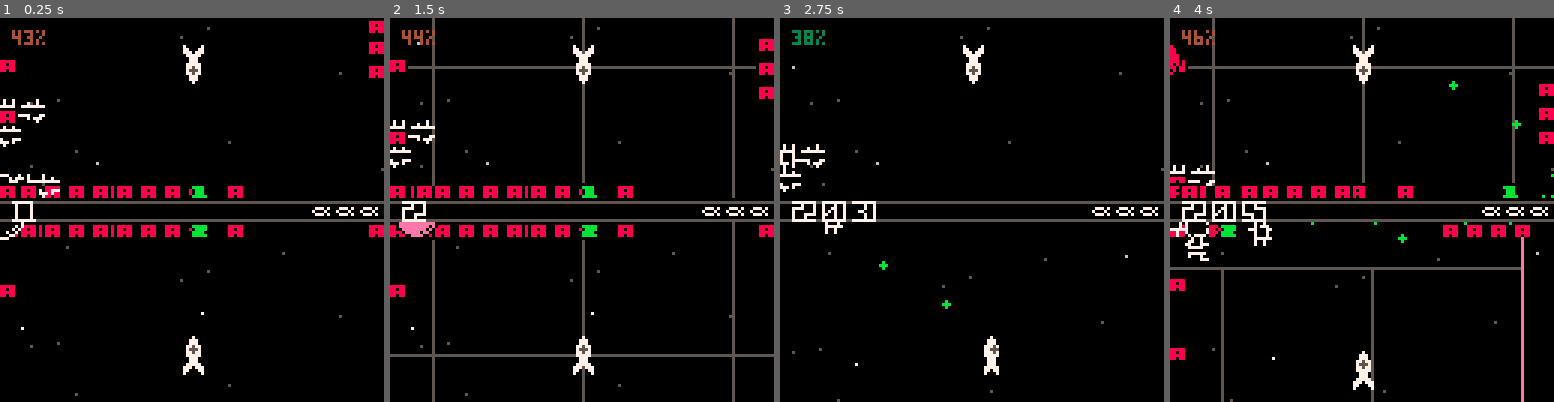
Above: before the commit, frames 1-4 (left to right).
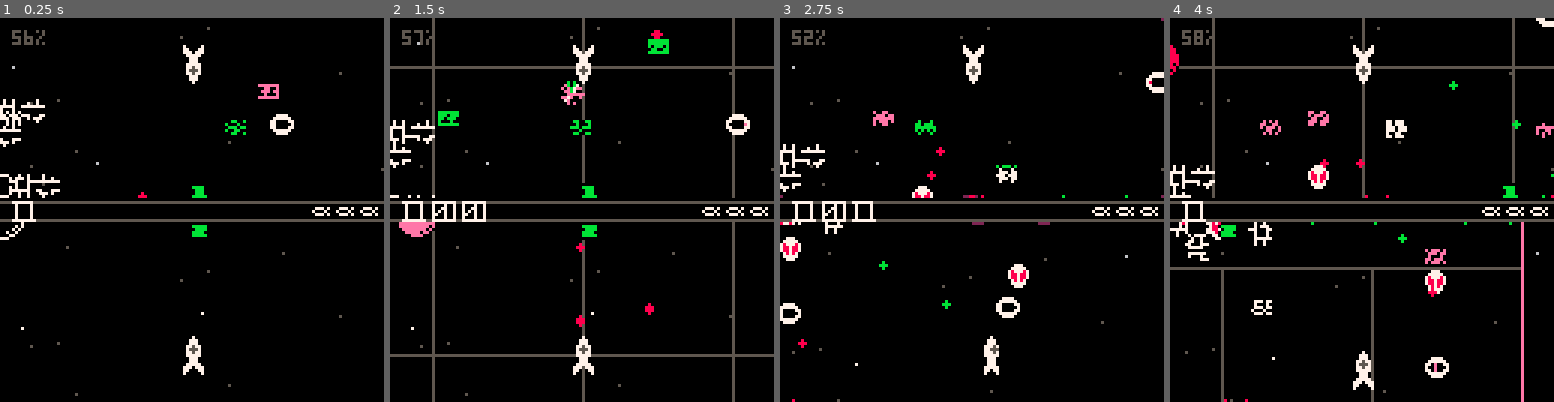
Above: after the commit, the same moments.

Repository: catnipped/friendlyfire
Game: PICO-8 cartridge friendlyfire.p8
Two runs of this game, one before a commit and one after it. Both use one fixed random seed, a clock stepped at 60 frames per second and the inputs below.
Inputs:
- Up to frame 1 (0.25 s): no input
- Up to frame 2 (1.5 s): tap O (Z key) at 0.7 s
- Up to frame 3 (2.75 s): hold Right 1.6-2.1 s; tap O (Z key) at 1.7, 2.1, 2.5 s; hold Up 2.15-2.42 s; hold Right from 2.47 s (still down)
- Up to frame 4 (4 s): tap O (Z key) at 2.9, 3.3, 3.7 s; release Right at 3.03 s; hold Left 3.08-3.58 s; hold Down 3.63-3.97 s

The runs differ from the first frame. In frame 1, 3.5% of the frame differs, in the area x 0-100%, y 0-73%; in frame 2, 4.6%; in frame 3, 2.3%; in frame 4, 4.8%, in the area x 0-100%, y 0-100%.

Commit message:
dynamic danger indicator

Diff:
--- a/friendlyfire.p8
+++ b/friendlyfire.p8
@@ -4,6 +4,8 @@
 
 --todo
 --  design 3 behavior patterns
+--	turret on spacetrash
+--	fix spacetrash dmg bug
 --	shield system
 --  dash
 --  wave system
@@ -85,6 +87,8 @@
 	printh("init")
 	for i = 1,4 do
 		add(state.enemies, spawnenemy({const.bounds[2].x + rnd(200),const.bounds[2].y + rnd(200)},"orb",state))
+		add(state.enemies, spawnenemy({const.bounds[2].x + rnd(200),const.bounds[2].y + rnd(200)},"alien",state))
+		add(state.enemies, spawnenemy({const.bounds[2].x + rnd(200),const.bounds[2].y + rnd(200)},"robot",state))
 		local origin = {const.bounds[2].x + rnd(200),const.bounds[2].y + rnd(200)}
 		state.enemies = generatespacetrash(flr(rnd(10)),origin,state.enemies)
 	end
@@ -335,7 +339,9 @@
 function returncollisions(events, state, sectors)
 	local levents = {}
 	each(state.projectiles, function(i)
-		if every(4,(isinsector(i.x,i.y)[2] % 4)) then
+		local offset = 0
+		if stat(1) > 0.9 then offset = 3 end
+		if every(4+offset,(isinsector(i.x,i.y)[2] % 4+offset)) then
 			local collision = projcollisioncheck(i, sectors)
 			if collision ~= nil then
 				i.death = true
@@ -482,7 +488,7 @@
 					enemy.vector = vlist[1+flr(rnd(4))]
 					enemy.projdir = {-enemy.vector[1],-enemy.vector[2]}
 				end
-				if outofbounds(enemy,const.bounds[3]) then
+				if outofbounds(enemy,const.combinedbounds) then
 					enemy.vector = {-enemy.vector[1],-enemy.vector[2]}
 				end
 				if every(180) then
@@ -884,11 +890,10 @@
 function drawenemies(p, cambounds,y1,y2,yoffset)
 	for enemy in all(state.enemies) do
 		if outofbounds(enemy,cambounds) then
-			local x = mid((enemy.x),p.cam.x-64,p.cam.x+59)
-			local y = mid((enemy.y),p.cam.y+y1+yoffset+1,p.cam.y+y2+yoffset-4)
-			palt(0,false)
-			palt(15,true)
-			if every(60,0,40) then spr(14,x-1,y-1) end
+			local x = mid((enemy.x),p.cam.x-66,p.cam.x+64)
+			local y = mid((enemy.y),p.cam.y+y1+yoffset-1,p.cam.y+y2+yoffset)
+			if enemy.velocity > 0.5 then pal(2,8) end
+			if every(30-enemy.velocity*10,0,enemy.velocity*10) then spr(14,x-1,y-1) end
 			pal()
 		end
 		if enemy.hit[1] then pal(0,7+flr(rnd(2))) pal(7,7+flr(rnd(2))) end
@@ -925,7 +930,8 @@
 		if outofbounds(proj,cambounds) then
 			local x = mid((proj.x),p.cam.x-64,p.cam.x+63)
 		 	local y = mid((proj.y),p.cam.y+y1+yoffset,p.cam.y+y2+yoffset-1)
-			if every(30) then circfill(x,y,0,proj.color) end
+
+			if every(30-proj.velocity*10,0,proj.velocity*10) then circfill(x,y,0,proj.color) end
 		else
 			proj.gfx(proj)
 		end
@@ -954,14 +960,14 @@
 
 
 __gfx__
-00000000000000000000000000000000ff7777fff77777ff007770000077000007700000ffffff7777ffffff00000000f0000ffff00000fff00000ffff0000ff
-00000000000000000000000007770700f777777f7000007f07777700077870007e870000ffff77000077ffff000000000bbbb0ff0bbbbb0f0888880ff088880f
-00700700000700000007000070007000770000777070707f787778707778870078070000fff7000000007fff00000000f0bbb0fff0bbbb0f0880880f0880880f
-00077000007770000077700007770700700000077007007f788788707880070007700000ff700770000007ff00000000f0bbb0ff0bbbb0ff0888880f0888880f
-00077000007770000077700000000000770000777070707f788788700780700000000000f70077700000007f000000000bbbbb0f0bbbbb0f0880880f088000ff
-00700700077577000777570000000000f777777f7000007f078787000077000000000000f70777000000007f00000000f00000fff00000fff00f00fff00fffff
-00000000075557000775550000000000ff7777fff77777ff077777000000000000000000700770000000000700000000ffffffffffffffffffffffffffffffff
-00000000077577000777570000000000ffffffffffffffff007770000000000000000000700000000000000700000000ffffffffffffffffffffffffffffffff
+00000000000000000000000000000000ff7777fff77777ff007770000077000007700000ffffff7777ffffff00000000f0000ffff00000ff22220000ff0000ff
+00000000000000000000000007770700f777777f7000007f07777700077870007e870000ffff77000077ffff000000000bbbb0ff0bbbbb0f22220000f088880f
+00700700000700000007000070007000770000777070707f787778707778870078070000fff7000000007fff00000000f0bbb0fff0bbbb0f222200000880880f
+00077000007770000077700007770700700000077007007f788788707880070007700000ff700770000007ff00000000f0bbb0ff0bbbb0ff000000000888880f
+00077000007770000077700000000000770000777070707f788788700780700000000000f70077700000007f000000000bbbbb0f0bbbbb0f00000000088000ff
+00700700077577000777570000000000f777777f7000007f078787000077000000000000f70777000000007f00000000f00000fff00000ff00000000f00fffff
+00000000075557000775550000000000ff7777fff77777ff077777000000000000000000700770000000000700000000ffffffffffffffff00000000ffffffff
+00000000077577000777570000000000ffffffffffffffff007770000000000000000000700000000000000700000000ffffffffffffffff00000000ffffffff
 07000000077777000777770000000000f777777ffffff7ff777fffffff7ff7ff7000007070000000000000070000000000000000000000000000000000000000
 7770000000777000007770000000000070000007ff7ff7ffff7fff7ff777f7ff7700077070000000000007070000000000000000000000000000000000000000
 070000000077700000777000000000007000000777777777f777777f7700077778707870f70000000000007f0000000000000000000000000000000000000000
